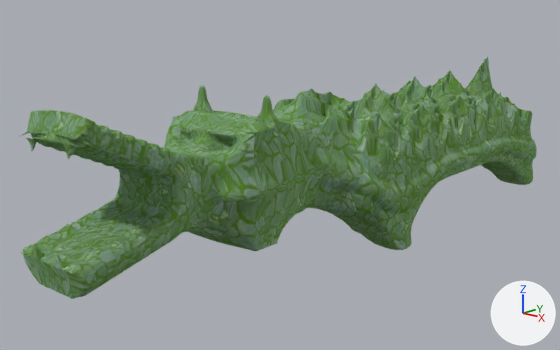
Renders of the Blender file CrocoBrush/Assets/CrocoBrush/Models/croco_fierce.blend from each side of a commit.
The view is the same before and after, from a 50 mm camera at (12.21, -13.78, 7.02) aimed at (-1.02, 1.04, 1.78). Every picture has the same lights, and +X, +Y and +Z are marked at lower right.

The older version as bpy lines, for what is in view:
```python
me_cube = bpy.data.meshes.new('Cube')
me_cube.from_pydata(...)  # 1349 vertices, 1502 faces, 2 loose edges; spans x -2.6..2.3, y -6.6..10.9, z -2.4..2.3
me_cube.materials.append(mat_material_013)
ob_cube = bpy.data.objects.new('Cube', me_cube)
ob_cube.location = (0.0, 0.0, 2.46)
_m = ob_cube.modifiers.new('Subsurf', 'SUBSURF')
_m.levels = 2
```
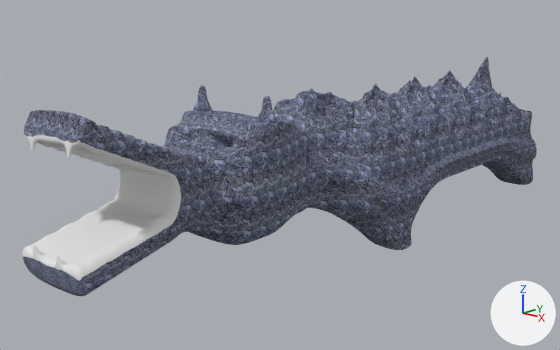
Pixel boxes [x1, y1, x2, y2] of what changed, in the pictures (560 x 350 px):
'Cube', reshaped
    before: [21, 57, 537, 299]
    after: [22, 57, 537, 296]
part 1 of me_cube, added (blue)
    after: [243, 129, 291, 244]
part 2 of me_cube, recoloured (green to blue)
    both: [31, 57, 537, 296]
part 3 of me_cube, recoloured (green to white)
    both: [39, 139, 181, 265]
part 4 of me_cube, recoloured (green to white)
    both: [25, 139, 178, 277]

The change, as a list of edits to the scene's bpy script:
```text
Add img_croco_skin_texture_png_002:
    img_croco_skin_texture_png_002 = load_image('croco_skin_texture.png.002', '../Graphics/Textures/Charachters/croco_skin_texture.png', 1920, 1080, 'sRGB')
Add mat_crocodile_tooth:
    mat_crocodile_tooth = diffuse_material('Crocodile Tooth')
    mat_crocodile_tooth.base_color = (0.8, 0.8, 0.8)  # white #e7e7e7
Add mat_crocodile_mouth:
    mat_crocodile_mouth = diffuse_material('Crocodile Mouth')
    mat_crocodile_mouth.base_color = (0.8, 0.8, 0.8)  # white #e7e7e7
Add mat_crocodile:
    mat_crocodile = diffuse_material('Crocodile')
    mat_crocodile.texture = img_croco_skin_texture_png_002
    mat_crocodile.roughness = 0.221
Change me_cube:
    used by ob_cube; location = (0.0, 0.0, 2.46)
    remove me_cube.from_pydata(...)  # 1349 vertices, 1502 faces, 2 loose edges; spans x -2.6..2.3, y -6.6..10.9, z -2.4..2.3
    add me_cube.from_pydata(...)  # 1365 vertices, 1524 faces; spans x -2.6..2.3, y -6.6..10.9, z -2.4..2.3
    me_cube part 1: 16 vertices added at x -1.4..1.5, y -2.2..-1.8, z -0.4..0.4
    me_cube part 2: 1227 faces spanning x -2.6..2.3, y -6.6..10.9, z -2.4..2.3 switch from mat_material_013 to mat_crocodile (picture img_croco_skin_texture_png_002)
    me_cube part 3: 114 faces spanning x -1.1..1.1, y -6.6..-4.2, z -0.7..1.6 switch from mat_material_013 to mat_crocodile_mouth (white #e7e7e7)
    me_cube part 4: 132 faces spanning x -1.0..1.1, y -6.6..-4.2, z -0.7..1.6 switch from mat_material_013 to mat_crocodile_tooth (white #e7e7e7)
```
